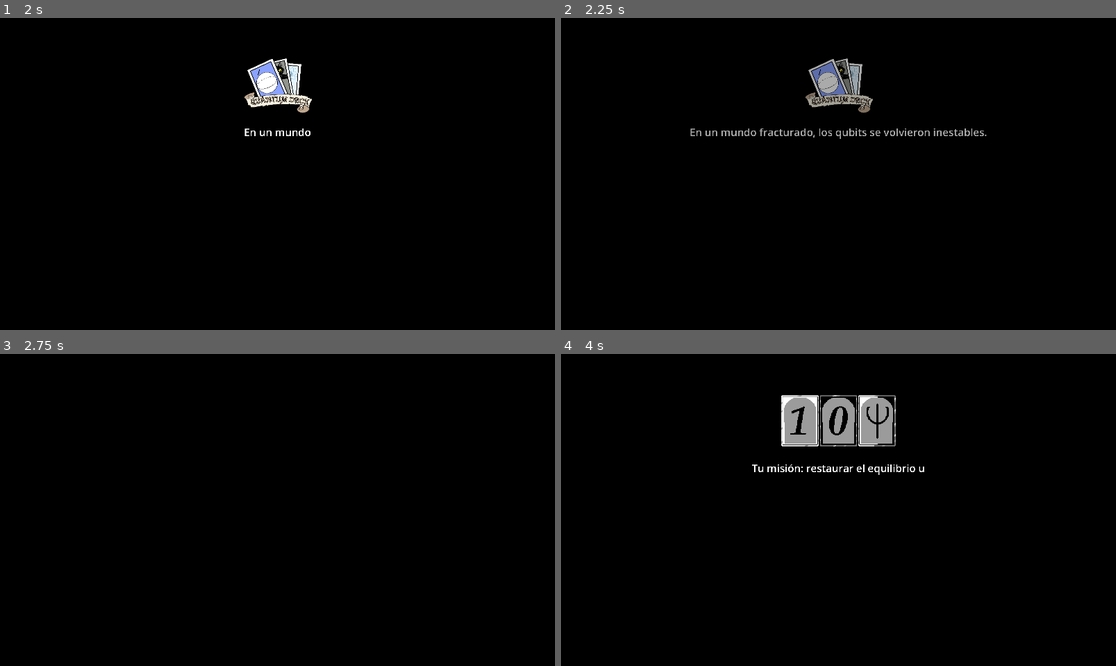
Above: before the commit, frames 1-4 (two rows, left to right).
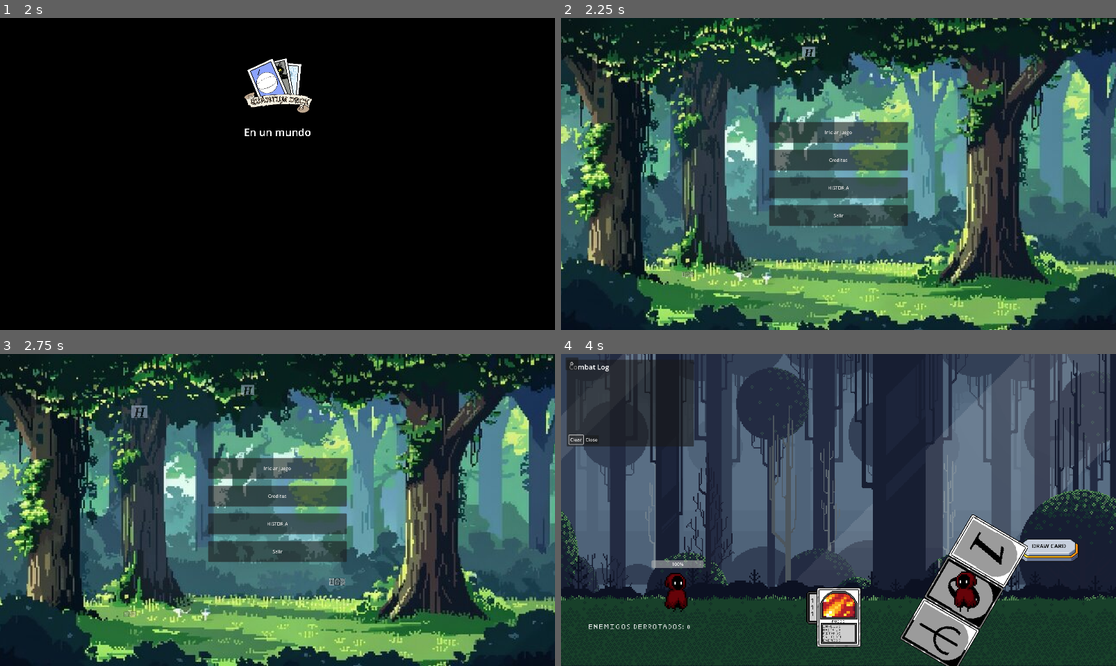
Above: after the commit, the same moments.

Repository: u1751855481-maker/quantumdeck
Game: Godot game, scene res://scenes/boot.tscn
Same seed, same stepped clock (60 frames per second), same inputs: the game is played once before the commit and once after it.
Inputs (mouse positions are in pixels of both pictures, inside the frame that each line leads up to):
- Up to frame 1 (2 s): tap Enter (ui_accept) at 0.5, 0.77, 0.8, 1.07 s; move the mouse to (399, 158) at 0.52 s; press the mouse at (399, 158) at 0.53 s; release the mouse at (399, 158) at 1.25 s; click "HISTORIA" at 1.25 s
- Up to frame 2 (2.25 s): tap Enter (ui_accept) at 2, 2.1 s; move the mouse to (727, 189) at 2.02 s
- Up to frame 3 (2.75 s): tap Enter (ui_accept) at 2.27, 2.57 s; click (166, 525) at 2.3 s
- Up to frame 4 (4 s): click (838, 469) at 2.75 s, where only the run after the commit has a clickable "Iniciar juego"; click (577, 438) at 3.5 s, where only the run after the commit has a clickable "Clear"

Frame 1 is identical in both runs. In frame 2, 98% of the frame differs, in the area x 0-100%, y 0-100%; in frame 3, 98%; in frame 4, 98%.

Commit message:
Fix cutscene click skip and combat log panel wiring

Diff:
--- a/scripts/story_sequence.gd
+++ b/scripts/story_sequence.gd
@@ -35,7 +35,11 @@
 func _input(event: InputEvent) -> void:
 	if(SkipRequested):
 		return
-	if(event.is_action_pressed("ui_cancel")):
+	if(
+		event.is_action_pressed("left_mouse")
+		|| event.is_action_pressed("ui_accept")
+		|| event.is_action_pressed("ui_cancel")
+	):
 		SkipRequested = true
 		get_viewport().set_input_as_handled()
 		get_tree().change_scene_to_file("res://scenes/main_menu.tscn")
--- a/scripts/ui/combat_log_panel.gd
+++ b/scripts/ui/combat_log_panel.gd
@@ -3,16 +3,22 @@
 signal requested_close
 
 @onready var TextOutput: RichTextLabel = $Panel/Margin/VBox/Scroll/Output
+@onready var CombatLogState: Node = get_node_or_null("/root/CombatLog")
 
 func _ready() -> void:
 	process_mode = Node.PROCESS_MODE_ALWAYS
-	CombatLog.entry_added.connect(_on_combat_log_entry_added)
-	CombatLog.entries_cleared.connect(_on_combat_log_entries_cleared)
+	if(CombatLogState == null):
+		TextOutput.text = "Combat log no disponible"
+		return
+	CombatLogState.entry_added.connect(_on_combat_log_entry_added)
+	CombatLogState.entries_cleared.connect(_on_combat_log_entries_cleared)
 	rebuild_log()
 
 func rebuild_log() -> void:
 	TextOutput.text = ""
-	for entry in CombatLog.get_entries():
+	if(CombatLogState == null):
+		return
+	for entry in CombatLogState.get_entries():
 		TextOutput.text += entry + "\n"
 	TextOutput.scroll_to_line(max(TextOutput.get_line_count() - 1, 0))
 
@@ -24,7 +30,8 @@
 	TextOutput.text = ""
 
 func _on_clear_button_pressed() -> void:
-	CombatLog.clear()
+	if(CombatLogState):
+		CombatLogState.clear()
 
 func _on_close_button_pressed() -> void:
 	requested_close.emit()
